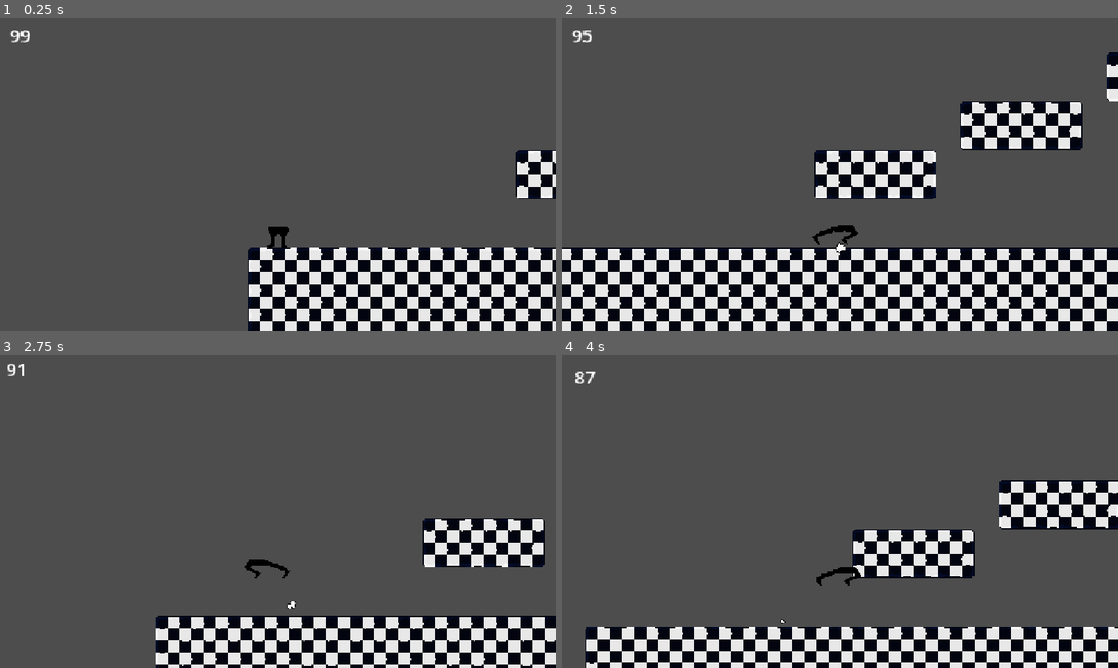
Above: before the commit, frames 1-4 (two rows, left to right).
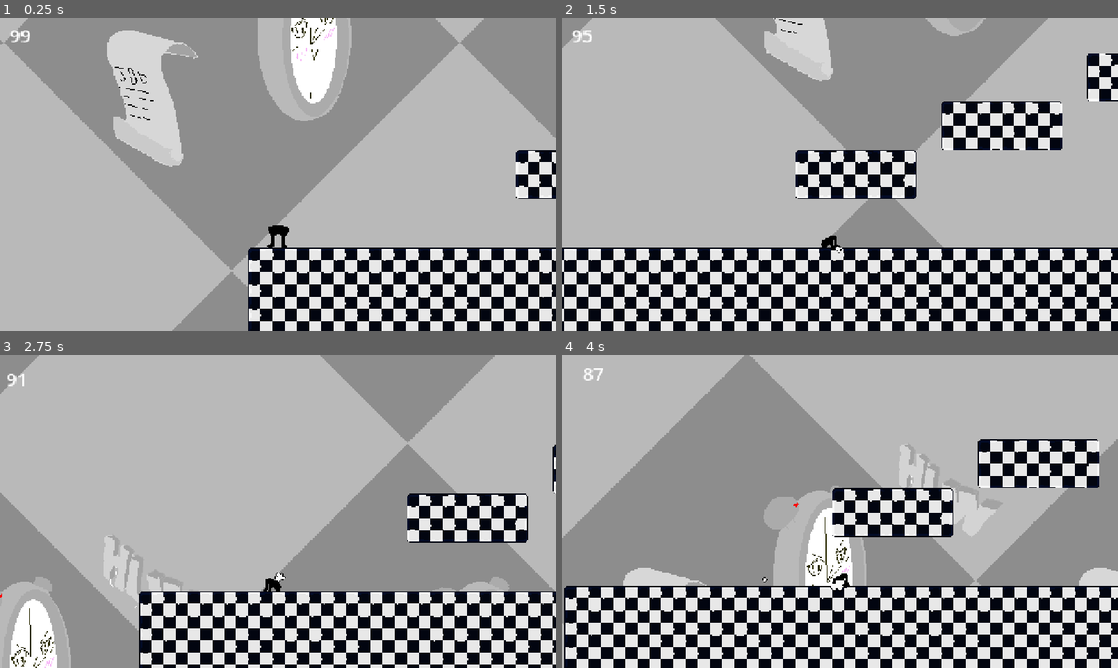
Above: after the commit, the same moments.

Repository: R3pak/GMTK-Game-Jam-2026
Game: Godot game, scene res://scenes/main.tscn
Two runs of this game, one before a commit and one after it. Both use one fixed random seed, a clock stepped at 60 frames per second and the inputs below.
Inputs:
- Up to frame 1 (0.25 s): no input
- Up to frame 2 (1.5 s): hold D (right) from 0.53 s (still down); tap E (dash) at 0.6, 1.35 s; tap Space (jump) at 0.77 s
- Up to frame 3 (2.75 s): tap Space (jump) at 1.52 s; release D (right) at 2.03 s; hold A (left) from 2.03 s (still down); hold Shift (run) from 2.03 s (still down); tap E (dash) at 2.3 s
- Up to frame 4 (4 s): release A (left) at 2.78 s; release Shift (run) at 2.78 s; hold D (right) from 2.78 s (still down); tap E (dash) at 2.85, 3.6 s; tap Space (jump) at 3.02, 3.77 s

The runs differ from the first frame. In frame 1, 85% of the frame differs, in the area x 0-100%, y 0-100%; in frame 2, 80%; in frame 3, 95%; in frame 4, 94%.

Commit message:
Background
Added a background with a scrolling shader effect and parallax.

Diff:
--- /dev/null
+++ b/graphics/shaders/background.gdshader
@@ -0,0 +1,8 @@
+shader_type canvas_item;
+
+uniform float SPEED = 0.15;
+
+void vertex() {
+	UV.x += TIME * SPEED;
+	UV.y += TIME * SPEED;
+}
--- a/project.godot
+++ b/project.godot
@@ -67,3 +67,4 @@
 
 textures/canvas_textures/default_texture_filter=0
 rendering_device/driver.windows="d3d12"
+2d/snap/snap_2d_transforms_to_pixel=true
--- /dev/null
+++ b/scenes/background.tscn
@@ -0,0 +1,17 @@
+[gd_scene format=3 uid="uid://bq2lfpckeysns"]
+
+[ext_resource type="Texture2D" uid="uid://c2om40loo7ueh" path="res://graphics/backgrounds/PC _ Computer - Pizza Tower - Backgrounds - Secret Backgrounds-export.png" id="1_bkp1e"]
+[ext_resource type="Shader" uid="uid://evvrc2jboqvf" path="res://graphics/shaders/background.gdshader" id="1_y0upk"]
+
+[sub_resource type="ShaderMaterial" id="ShaderMaterial_bkp1e"]
+shader = ExtResource("1_y0upk")
+shader_parameter/SPEED = 0.5
+
+[node name="Background" type="Node2D" unique_id=967314922]
+
+[node name="TextureRect" type="TextureRect" parent="." unique_id=1250804117]
+material = SubResource("ShaderMaterial_bkp1e")
+offset_right = 15202.0
+offset_bottom = 11847.0
+texture = ExtResource("1_bkp1e")
+stretch_mode = 1
--- a/scenes/hurtbox.tscn
+++ b/scenes/hurtbox.tscn
@@ -3,7 +3,7 @@
 [ext_resource type="Script" uid="uid://0a3k4ifa1ocp" path="res://scripts/hurtbox.gd" id="1_ksusc"]
 
 [sub_resource type="RectangleShape2D" id="RectangleShape2D_g4v7s"]
-size = Vector2(10, 18)
+size = Vector2(18, 36)
 
 [node name="Hurtbox" type="Area2D" unique_id=497400497]
 script = ExtResource("1_ksusc")
--- a/scenes/main.tscn
+++ b/scenes/main.tscn
@@ -1,8 +1,14 @@
 [gd_scene format=4 uid="uid://di7lv4icyqso4"]
 
 [ext_resource type="Texture2D" uid="uid://c813j477a6h7n" path="res://graphics/tiles/Countdown_Tileset.png" id="1_o5qli"]
+[ext_resource type="Shader" uid="uid://evvrc2jboqvf" path="res://graphics/shaders/background.gdshader" id="1_tbgi4"]
 [ext_resource type="PackedScene" uid="uid://b87hq2kmyp5ee" path="res://scenes/player.tscn" id="2_0wfyh"]
+[ext_resource type="Texture2D" uid="uid://qo417k3e6g77" path="res://graphics/backgrounds/AHM.png" id="2_tbgi4"]
 [ext_resource type="PackedScene" uid="uid://bh5vakkl0fugn" path="res://scenes/hurtbox.tscn" id="3_sugp2"]
+
+[sub_resource type="ShaderMaterial" id="ShaderMaterial_tefeu"]
+shader = ExtResource("1_tbgi4")
+shader_parameter/SPEED = 0.15
 
 [sub_resource type="TileSetAtlasSource" id="TileSetAtlasSource_0wfyh"]
 texture = ExtResource("1_o5qli")
@@ -71,6 +77,20 @@
 
 [node name="Main" type="Node2D" unique_id=1158329253]
 
+[node name="Backgrounds" type="Node2D" parent="." unique_id=87906708]
+
+[node name="Parallax2D" type="Parallax2D" parent="Backgrounds" unique_id=917563604]
+
+[node name="TextureRect" type="TextureRect" parent="Backgrounds/Parallax2D" unique_id=1754138810]
+z_index = -10
+material = SubResource("ShaderMaterial_tefeu")
+offset_left = -1199.0
+offset_top = -1147.0
+offset_right = 3229.0
+offset_bottom = 1128.0
+texture = ExtResource("2_tbgi4")
+stretch_mode = 1
+
 [node name="Tilemaps" type="Node2D" parent="." unique_id=323572156]
 
 [node name="CollisionLayer" type="TileMapLayer" parent="Tilemaps" unique_id=617562918]
@@ -85,4 +105,4 @@
 [node name="Hurtboxes" type="Node2D" parent="." unique_id=750685257]
 
 [node name="Hurtbox" parent="Hurtboxes" unique_id=497400497 instance=ExtResource("3_sugp2")]
-position = Vector2(214, -19)
+position = Vector2(232, -18)
--- a/scenes/player.tscn
+++ b/scenes/player.tscn
@@ -6,6 +6,7 @@
 [ext_resource type="Texture2D" uid="uid://druq2giqvv4y5" path="res://graphics/sprites/legs_idle.png" id="3_fjrip"]
 [ext_resource type="Texture2D" uid="uid://bsyp7gsfiq0fw" path="res://graphics/sprites/legs_walk.png" id="4_dqkch"]
 [ext_resource type="Texture2D" uid="uid://bxn7q70xo1333" path="res://graphics/sprites/legs_run.png" id="4_qlg0r"]
+[ext_resource type="Texture2D" uid="uid://c7wass7mvirmh" path="res://graphics/sprites/legs_hurt.png" id="4_ur7pv"]
 [ext_resource type="Script" uid="uid://ch5tdlfqfugw" path="res://scripts/camera_2d.gd" id="6_tuyoq"]
 [ext_resource type="AudioStream" uid="uid://1whoui2r5ndq" path="res://sfx/footstep.wav" id="8_smehm"]
 
@@ -37,6 +38,58 @@
 atlas = ExtResource("2_tuyoq")
 region = Rect2(700, 0, 100, 100)
 
+[sub_resource type="AtlasTexture" id="AtlasTexture_ha2mi"]
+atlas = ExtResource("4_ur7pv")
+region = Rect2(0, 0, 100, 100)
+
+[sub_resource type="AtlasTexture" id="AtlasTexture_apa73"]
+atlas = ExtResource("4_ur7pv")
+region = Rect2(100, 0, 100, 100)
+
+[sub_resource type="AtlasTexture" id="AtlasTexture_74r1k"]
+atlas = ExtResource("4_ur7pv")
+region = Rect2(200, 0, 100, 100)
+
+[sub_resource type="AtlasTexture" id="AtlasTexture_8svfe"]
+atlas = ExtResource("4_ur7pv")
+region = Rect2(300, 0, 100, 100)
+
+[sub_resource type="AtlasTexture" id="AtlasTexture_2a3c5"]
+atlas = ExtResource("4_ur7pv")
+region = Rect2(400, 0, 100, 100)
+
+[sub_resource type="AtlasTexture" id="AtlasTexture_42b1b"]
+atlas = ExtResource("4_ur7pv")
+region = Rect2(500, 0, 100, 100)
+
+[sub_resource type="AtlasTexture" id="AtlasTexture_h7ic4"]
+atlas = ExtResource("4_ur7pv")
+region = Rect2(600, 0, 100, 100)
+
+[sub_resource type="AtlasTexture" id="AtlasTexture_au7lq"]
+atlas = ExtResource("4_ur7pv")
+region = Rect2(700, 0, 100, 100)
+
+[sub_resource type="AtlasTexture" id="AtlasTexture_nubpm"]
+atlas = ExtResource("4_ur7pv")
+region = Rect2(800, 0, 100, 100)
+
+[sub_resource type="AtlasTexture" id="AtlasTexture_ua5cf"]
+atlas = ExtResource("4_ur7pv")
+region = Rect2(900, 0, 100, 100)
+
+[sub_resource type="AtlasTexture" id="AtlasTexture_51ujp"]
+atlas = ExtResource("4_ur7pv")
+region = Rect2(1000, 0, 100, 100)
+
+[sub_resource type="AtlasTexture" id="AtlasTexture_tk41t"]
+atlas = ExtResource("4_ur7pv")
+region = Rect2(1100, 0, 100, 100)
+
+[sub_resource type="AtlasTexture" id="AtlasTexture_fuw3a"]
+atlas = ExtResource("4_ur7pv")
+region = Rect2(1200, 0, 100, 100)
+
 [sub_resource type="AtlasTexture" id="AtlasTexture_y4r1p"]
 atlas = ExtResource("3_fjrip")
 region = Rect2(0, 0, 100, 100)
@@ -226,10 +279,49 @@
 "name": &"fall",
 "speed": 20.0
 }, {
-"frames": [],
-"loop": 1,
+"frames": [{
+"duration": 1.0,
+"texture": SubResource("AtlasTexture_ha2mi")
+}, {
+"duration": 1.0,
+"texture": SubResource("AtlasTexture_apa73")
+}, {
+"duration": 1.0,
+"texture": SubResource("AtlasTexture_74r1k")
+}, {
+"duration": 1.0,
+"texture": SubResource("AtlasTexture_8svfe")
+}, {
+"duration": 1.0,
+"texture": SubResource("AtlasTexture_2a3c5")
+}, {
+"duration": 1.0,
+"texture": SubResource("AtlasTexture_42b1b")
+}, {
+"duration": 1.0,
+"texture": SubResource("AtlasTexture_h7ic4")
+}, {
+"duration": 1.0,
+"texture": SubResource("AtlasTexture_au7lq")
+}, {
+"duration": 1.0,
+"texture": SubResource("AtlasTexture_nubpm")
+}, {
+"duration": 1.0,
+"texture": SubResource("AtlasTexture_ua5cf")
+}, {
+"duration": 1.0,
+"texture": SubResource("AtlasTexture_51ujp")
+}, {
+"duration": 1.0,
+"texture": SubResource("AtlasTexture_tk41t")
+}, {
+"duration": 1.0,
+"texture": SubResource("AtlasTexture_fuw3a")
+}],
+"loop": 0,
 "name": &"hurt",
-"speed": 5.0
+"speed": 20.0
 }, {
 "frames": [{
 "duration": 1.0,
@@ -381,13 +473,14 @@
 [node name="Sprite" type="AnimatedSprite2D" parent="." unique_id=1825013061]
 position = Vector2(-8, 0)
 sprite_frames = SubResource("SpriteFrames_3vyb7")
-animation = &"hurt"
+animation = &"idle"
 autoplay = "idle"
 
 [node name="Marker2D" type="Marker2D" parent="." unique_id=739926497]
 position = Vector2(0, 42)
 
 [node name="CollisionShape2D" type="CollisionShape2D" parent="." unique_id=2139048532]
+visible = false
 position = Vector2(0, 31)
 shape = SubResource("CapsuleShape2D_g4v7s")
 
--- a/scripts/player.gd
+++ b/scripts/player.gd
@@ -79,7 +79,6 @@
 		velocity.y *= 0.3
 
 	if Input.is_action_just_pressed("dash") and not dashcd:
-		not is_on_floor()
 		velocity.y = 0.0
 		var dash_dir: float = -1.0 if $Sprite.flip_h else 1.0
 		velocity.x = dash_dir * 1500
@@ -169,6 +168,7 @@
 		return
 	$HealthTimer.start(remaining)
 
+	dashing = false
 	stunned = true
 	velocity.x = knockback_dir * knockback_force
 	velocity.y = -knockback_up
Binary file added: graphics/backgrounds/AHM.png
Not shown, added: graphics/backgrounds/AHM.png.import
Binary file added: graphics/backgrounds/PC _ Computer - Pizza Tower - Backgrounds - Secret Backgrounds-export.png
Not shown, added: graphics/backgrounds/PC _ Computer - Pizza Tower - Backgrounds - Secret Backgrounds-export.png.import
Not shown, added: graphics/shaders/background.gdshader.uid
Binary file added: graphics/sprites/legs_hurt.png
Not shown, added: graphics/sprites/legs_hurt.png.import
